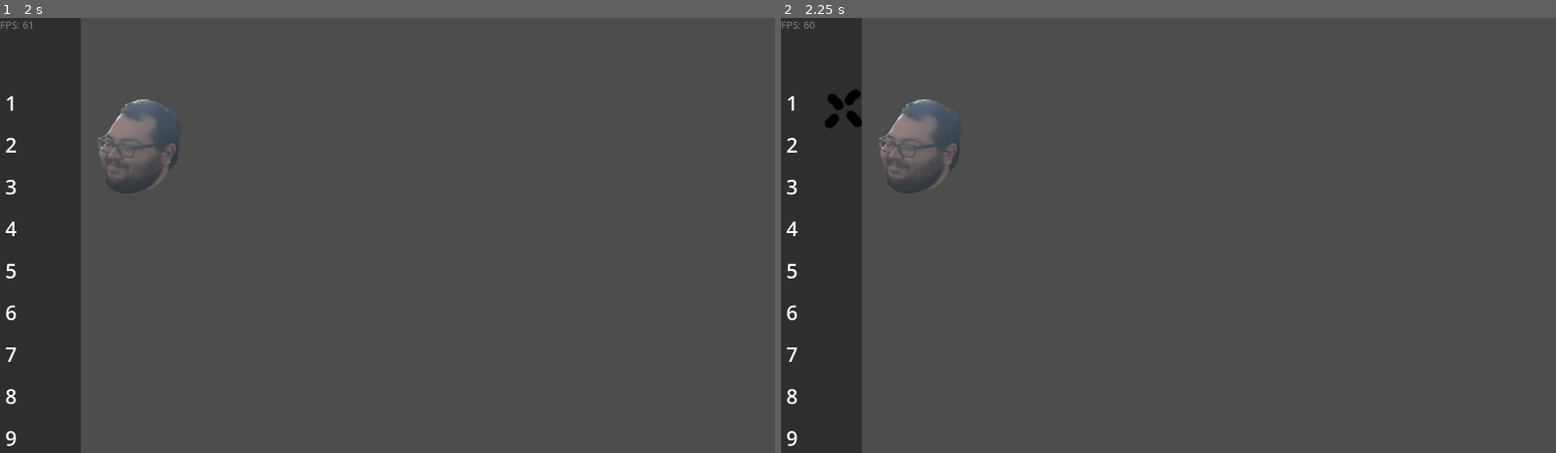
Above: before the commit, frames 1-2 (left to right).
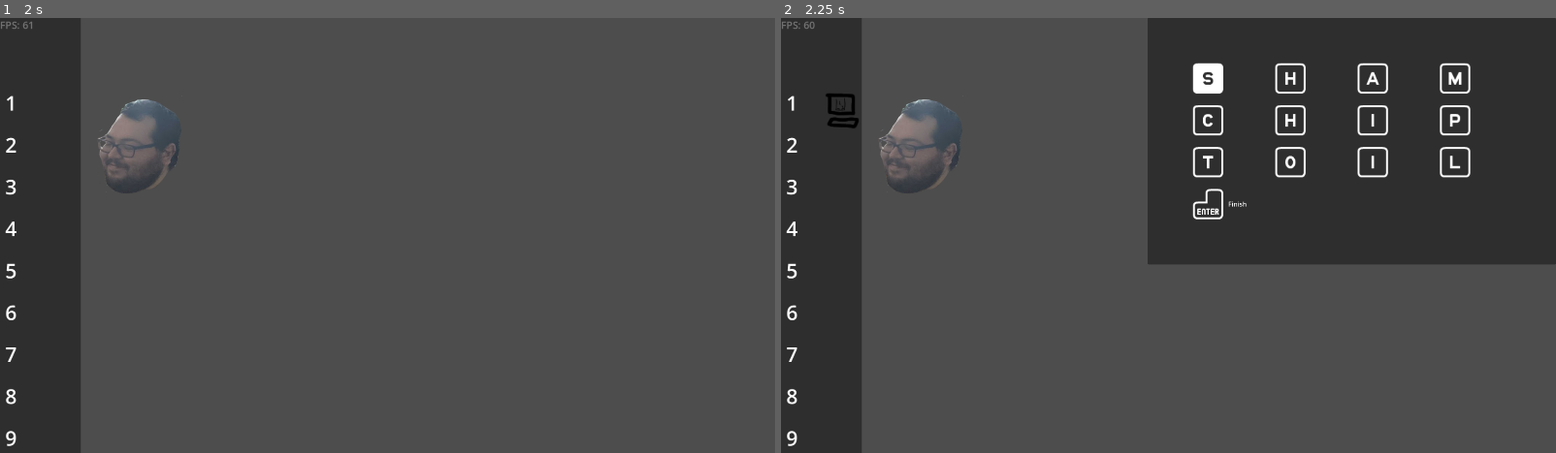
Above: after the commit, the same moments.

Repository: gabeochoa/prime_pressure
Game: Godot game, scene res://scenes/levels/level.tscn
The game is run twice, just before and just after one commit, with the same random seed, the same clock (stepped at 60 frames per second) and the same inputs.
Inputs (mouse positions are in pixels of both pictures, inside the frame that each line leads up to):
- Up to frame 1 (2 s): tap Enter at 0.5 s; move the mouse to (449, 170) at 0.52 s; tap 1 at 0.6, 1.55 s; click (449, 170) at 0.67 s; tap 9 at 0.8, 1.35 s; move the mouse to (232, 257) at 1.27 s; hold A from 1.28 s (still down)
- Up to frame 2 (2.25 s): tap Space at 2 s; move the mouse to (1246, 139) at 2.02 s; release A at 2.03 s; tap 1 at 2.1 s

Frame 1 is identical in both runs. In frame 2, 30% of the frame differs, in the area x 5-100%, y 0-57%.

Commit message:
add ability to start order

Diff:
--- a/scripts/order_data.gd
+++ b/scripts/order_data.gd
@@ -42,6 +42,7 @@
 
 var queue_position: int = -1
 var state: State = State.New
+var ran_state: bool = false
 var order_items: Array[Item]
 
 func update_state(new_state: State):
--- a/scripts/sophie.gd
+++ b/scripts/sophie.gd
@@ -16,14 +16,16 @@
 func get_active_screens() -> Array:
 	return screens.filter(func(screen): return screen.is_active())
 
-func _unhandled_input(event):
+
+func process_screen_inputs(event):
 	ActionManager.instance().reset_count()
 
 	InputSwitchHandler.instance().update_if_switched_input_type(event)
 
-	if !screens.size(): return
-
-	var screen = get_active_screens()[0]
+	var active_screens = get_active_screens()
+	if active_screens.size() == 0: return
+
+	var screen = active_screens[0]
 	if screen == null: return
 
 	var action = screen.active_action
@@ -39,6 +41,42 @@
 			action.is_complete = true #TODO should this live somewhere else?
 			get_viewport().set_input_as_handled()
 			return
+
+func process_queue_input(event):
+	var index_triggered = -1
+
+	for key in range(KEY_1, KEY_9):
+		var index = key - KEY_1
+		if Input.is_key_pressed(key):
+			index_triggered = index
+			break
+
+	if index_triggered == -1: return
+	if queue_slots[index_triggered] == null: return
+
+	var order = queue_slots[index_triggered]
+	if order.ran_state: return
+
+	match order.state:
+		OrderData.State.New:
+			order.state = OrderData.State.Procure
+			screens.append(
+				ProcureScreen.new(order)
+			)
+			order.ran_state = true
+			queue_dirty = true
+			pass
+		OrderData.State.Procure:
+			pass
+		OrderData.State.Pack:
+			pass
+		OrderData.State.Ship:
+			pass
+
+
+func _unhandled_input(event):
+	process_queue_input(event)
+	process_screen_inputs(event)
 
 func create_action_button(screen: Screen, action: ActionListener) -> Control :
 	ActionManager.instance().assign_input_if_missing(action)
